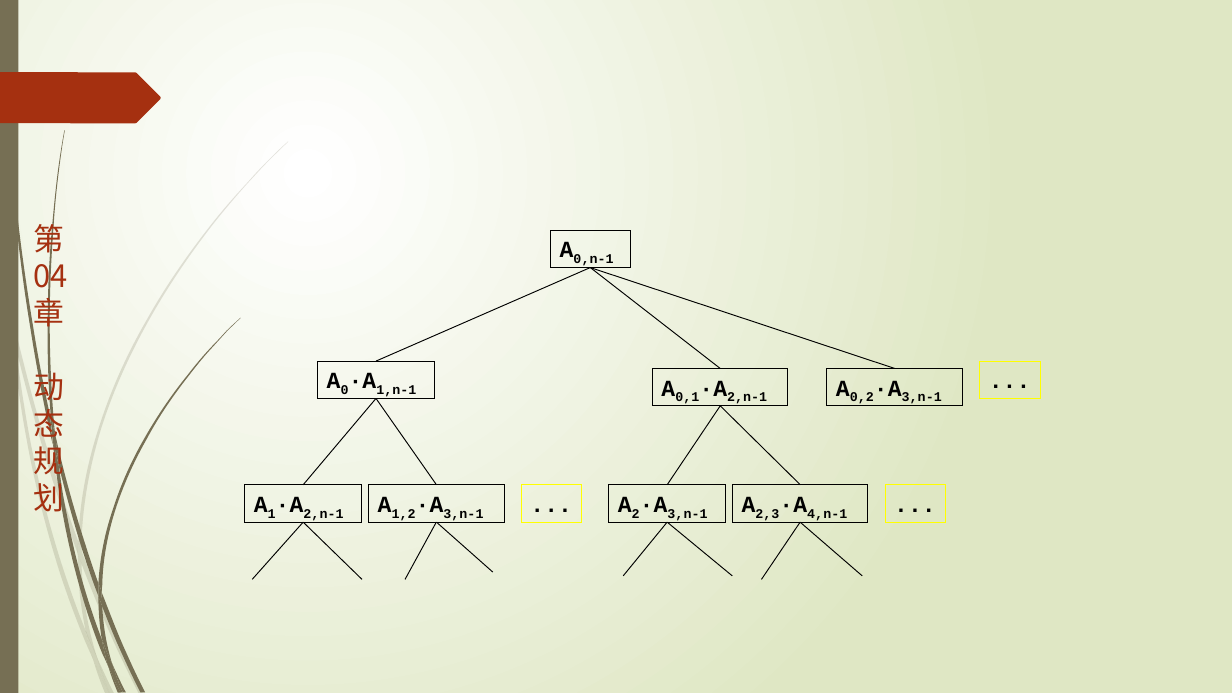
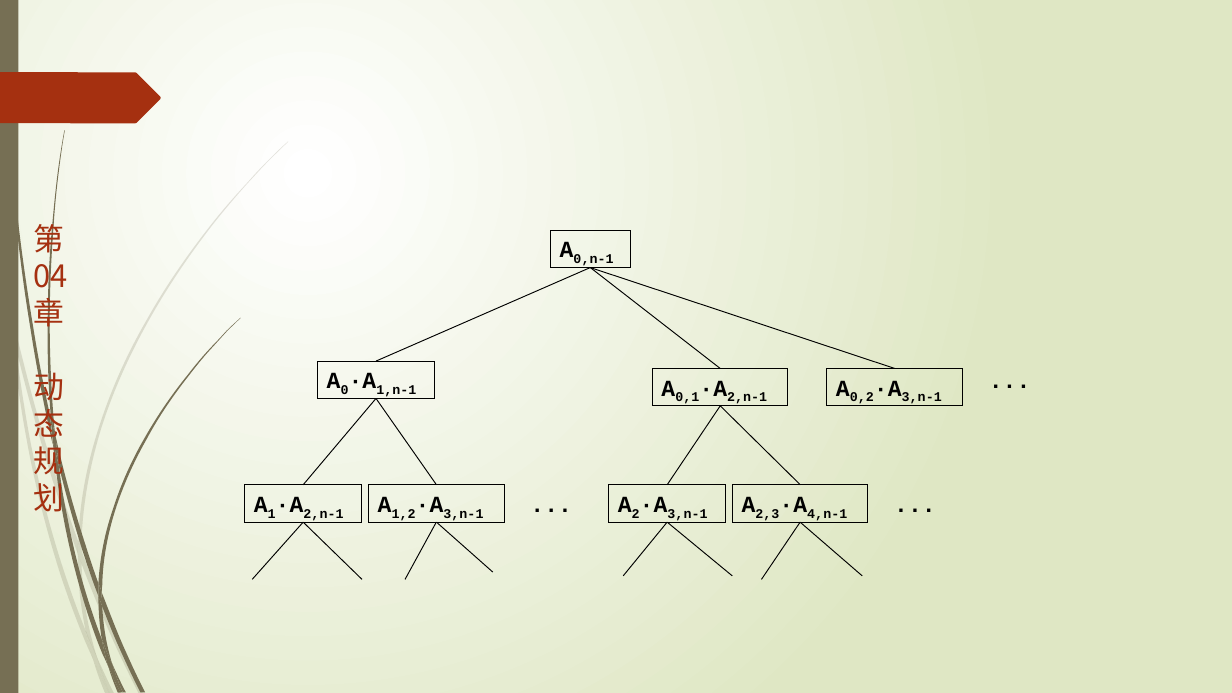
Before and after one commit to TeacherPeng/AlgorithmDesign, a slide deck: slide 7 of 教案/第04章.动态规划.pptx. Drawn at 1232x693 pixels with LibreOffice and Linux fonts; fonts in the diff are those of the drawing. Boxes give left, top, right and bottom in pixels: in the first picture for what was removed or moved away, otherwise in the second. Text is boxed around its words. In the diff, an @@ line names an element or a change of style, - is before the commit and + after.

```diff
--- a/教案/第04章.动态规划.pptx
+++ b/教案/第04章.动态规划.pptx
@@ outline #FFFF00 0.75 pt to none in 3 elements at [980,361,1040,398], [521,485,581,522], [885,485,945,522] @@
```
Also in this commit, not shown: 10 other slides changed, 3 slides added, 8 other files.
